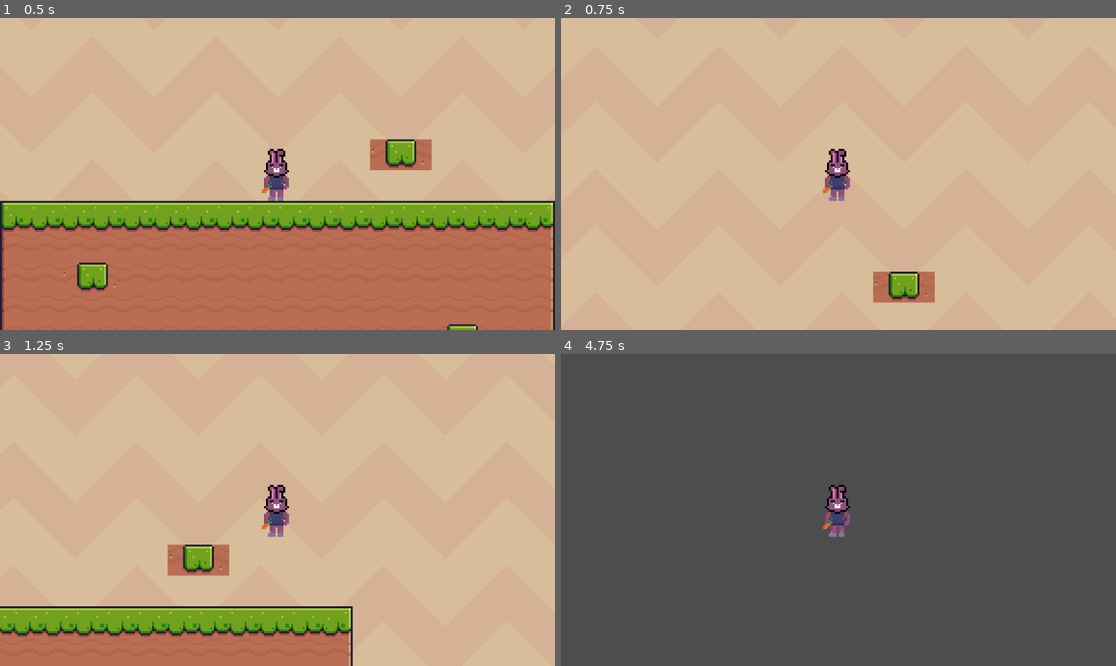
Above: before the commit, frames 1-4 (two rows, left to right).
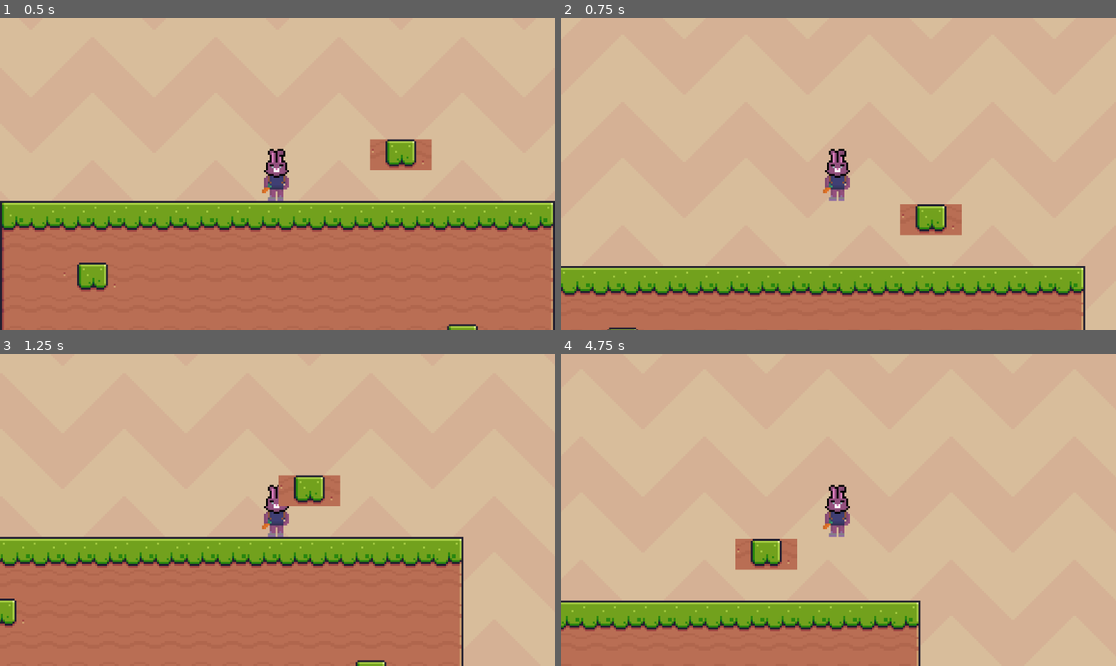
Above: after the commit, the same moments.

Repository: nobbavet/Energizer
Game: Godot game, scene res://world.tscn
The game is run twice, just before and just after one commit, with the same random seed, the same clock (stepped at 60 frames per second) and the same inputs.
Inputs:
- Up to frame 1 (0.5 s): no input
- Up to frame 2 (0.75 s): tap Enter (ui_accept) at 0.5 s; hold Right (ui_right) from 0.53 s (still down)
- Up to frame 3 (1.25 s): keep holding Right (ui_right); tap Enter (ui_accept) at 0.77 s
- Up to frame 4 (4.75 s): tap Enter (ui_accept) at 1.52, 3.02, 3.77, 4.52 s; release Right (ui_right) at 2.03 s; hold Left (ui_left) 2.03-2.78 s; hold Right (ui_right) 2.78-4.28 s; hold Left (ui_left) from 4.28 s (still down)

Frame 1 is identical in both runs. In frame 2, 20% of the frame differs, in the area x 0-95%, y 59-100%; in frame 3, 29%; in frame 4, 99%, in the area x 0-100%, y 0-100%.

Commit message:
Battery collecting

Diff:
--- a/player.gd
+++ b/player.gd
@@ -1,7 +1,9 @@
 extends CharacterBody2D
 
-const SPEED = 150.0
-const JUMP_VELOCITY = -400.0
+const SPEED = 80.0
+const JUMP_VELOCITY = -250.0
+#const ACCEL = 50
+
 #gravity syncing with project
 var gravity = ProjectSettings.get_setting("physics/2d/default_gravity")
 
@@ -26,12 +28,15 @@
 	if Input.is_action_just_pressed("ui_accept") and is_on_floor():
 		velocity.y = JUMP_VELOCITY
 
-	#movement failure :(
+	#acceleration because it feels smoother
+	velocity.x = clamp(velocity.x, -SPEED, SPEED)
+
+	#movement no more failure :D
 	var direction = Input.get_axis("ui_left", "ui_right")
 	if direction:
 		velocity.x = direction * SPEED
 	else:
-		velocity.x = move_toward(velocity.x, 0, SPEED)
+			velocity.x = move_toward(velocity.x, 0, 0.6)
 
 	move_and_slide()
 
Binary file added: BattCollect.png
Not shown, added: BattCollect.png.import
